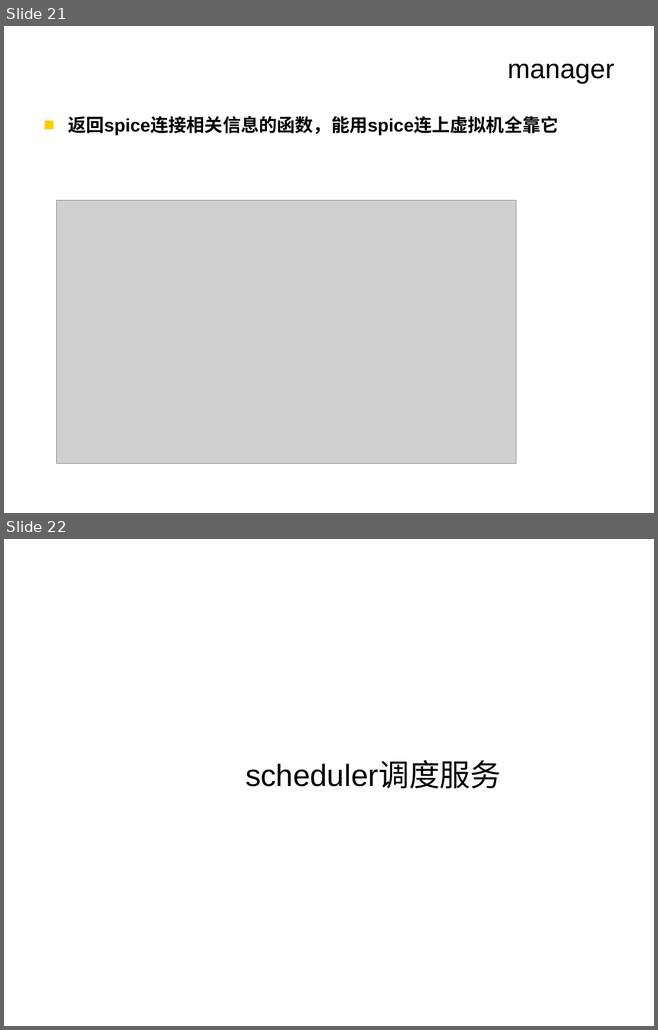
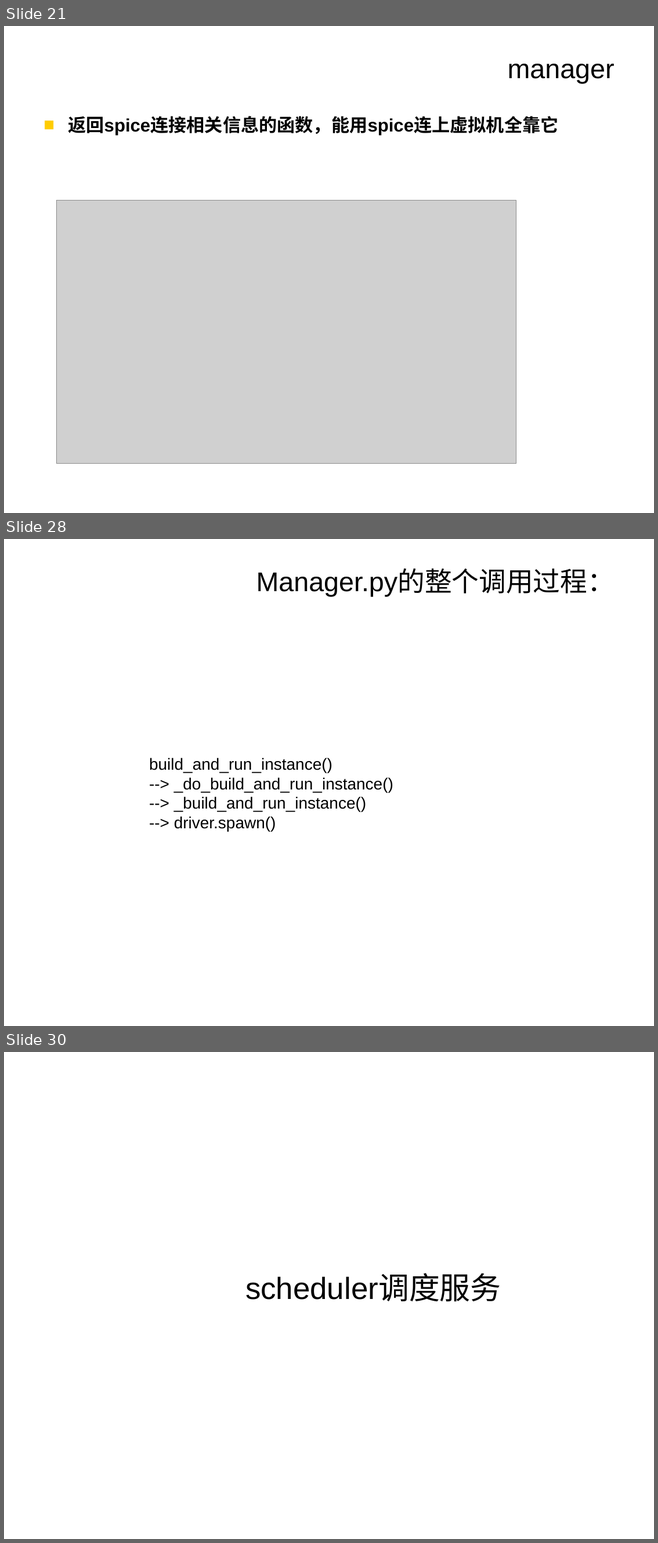
Before and after one commit to CourseCloudDesktop/cloudDesktop, a slide deck: final task/云桌面.ppt. Shown one above the other, each under a label of ours: slides 21 and 22 before the commit, slides 21, 28 and 30 after it; the slides between them are not shown. The pictures are 658x1030 and 658x1543 pixels, drawn with LibreOffice and Linux fonts; fonts in the diff are those of the drawing; grey boxes stand for pictures; background and template pictures are left out. Boxes give left, top, right and bottom in pixels: in the first picture for what was removed or moved away, otherwise in the second. Text is boxed around its words. In the diff, an @@ line names an element or a change of style, - is before the commit and + after.

```diff
--- a/final task/云桌面.ppt
+++ b/final task/云桌面.ppt
@@ slide 28 added at box(4, 539, 654, 1026), background picture (left out) @@
@@ title added at box(256, 570, 614, 596), 30 pt, text #000000 @@
+Manager.py的整个调用过程：
@@ text added at box(149, 758, 393, 831), 18 pt, text #000000 @@
+build_and_run_instance()
+--> _do_build_and_run_instance()
+--> _build_and_run_instance()
+--> driver.spawn()
@@ what was slide 22 is now slide 30 @@
```
Also in this commit, not shown: 1 slide changed, 7 other slides added.
